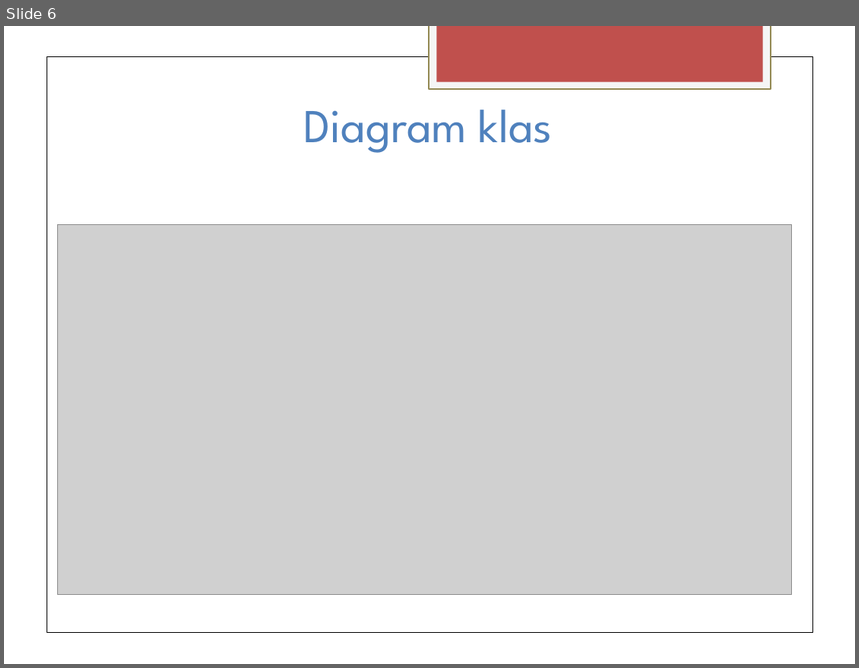
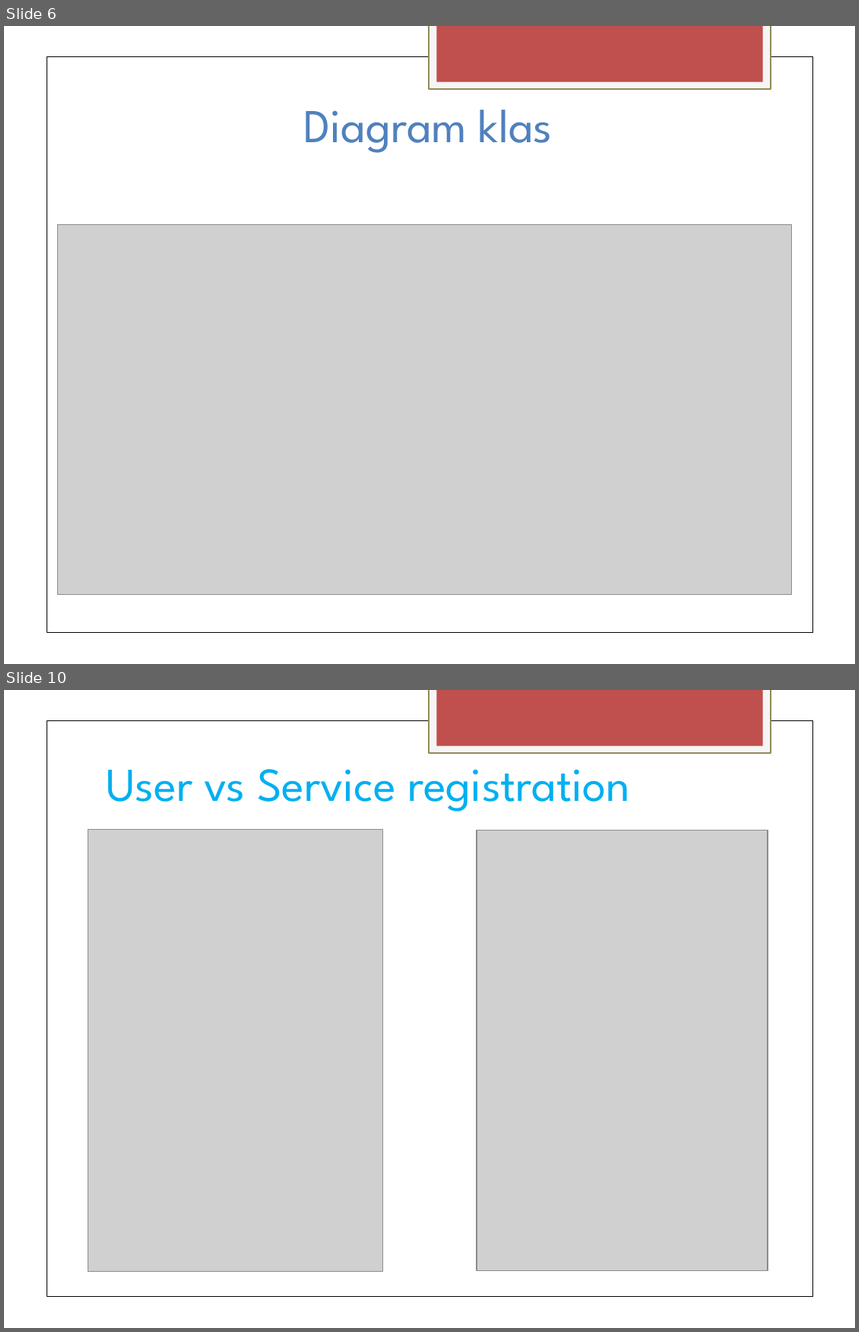
Before and after one commit to evtaindra/my-car-service, a slide deck: Car Service/doc/Prezentacja.pptx. Shown one above the other, each under a label of ours: slide 6 before the commit, slides 6 and 10 after it; the slides between them are not shown. The pictures are 859x668 and 859x1332 pixels, drawn with LibreOffice and Linux fonts; fonts in the diff are those of the drawing; grey boxes stand for pictures; background and template pictures are left out. Boxes give left, top, right and bottom in pixels: in the first picture for what was removed or moved away, otherwise in the second. Text is boxed around its words. In the diff, an @@ line names an element or a change of style, - is before the commit and + after.

```diff
--- a/Car Service/doc/Prezentacja.pptx
+++ b/Car Service/doc/Prezentacja.pptx
@@ slide 10 added at <box>4,690,855,1328</box>, background picture (left out); not listed: 31 template elements that a slide beside it also shows @@
@@ title added at <box>106,753,631,812</box>, 40 pt, text #00B0F0 @@
+User vs Service registration
@@ picture added at <box>88,830,382,1272</box> @@
@@ picture added at <box>477,831,768,1271</box> @@
```
Also in this commit, not shown: 1 slide changed, 7 other slides added.
